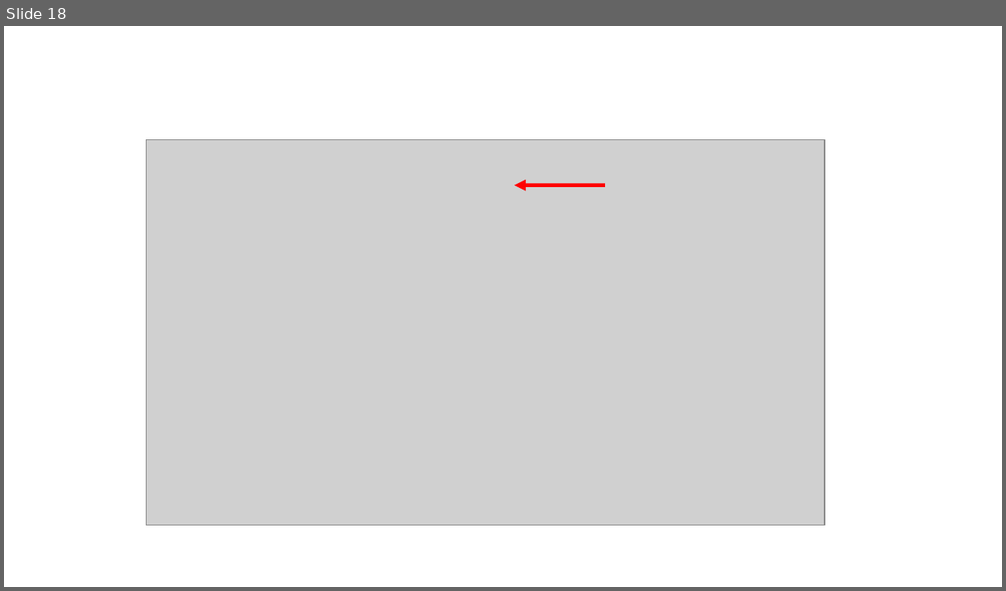
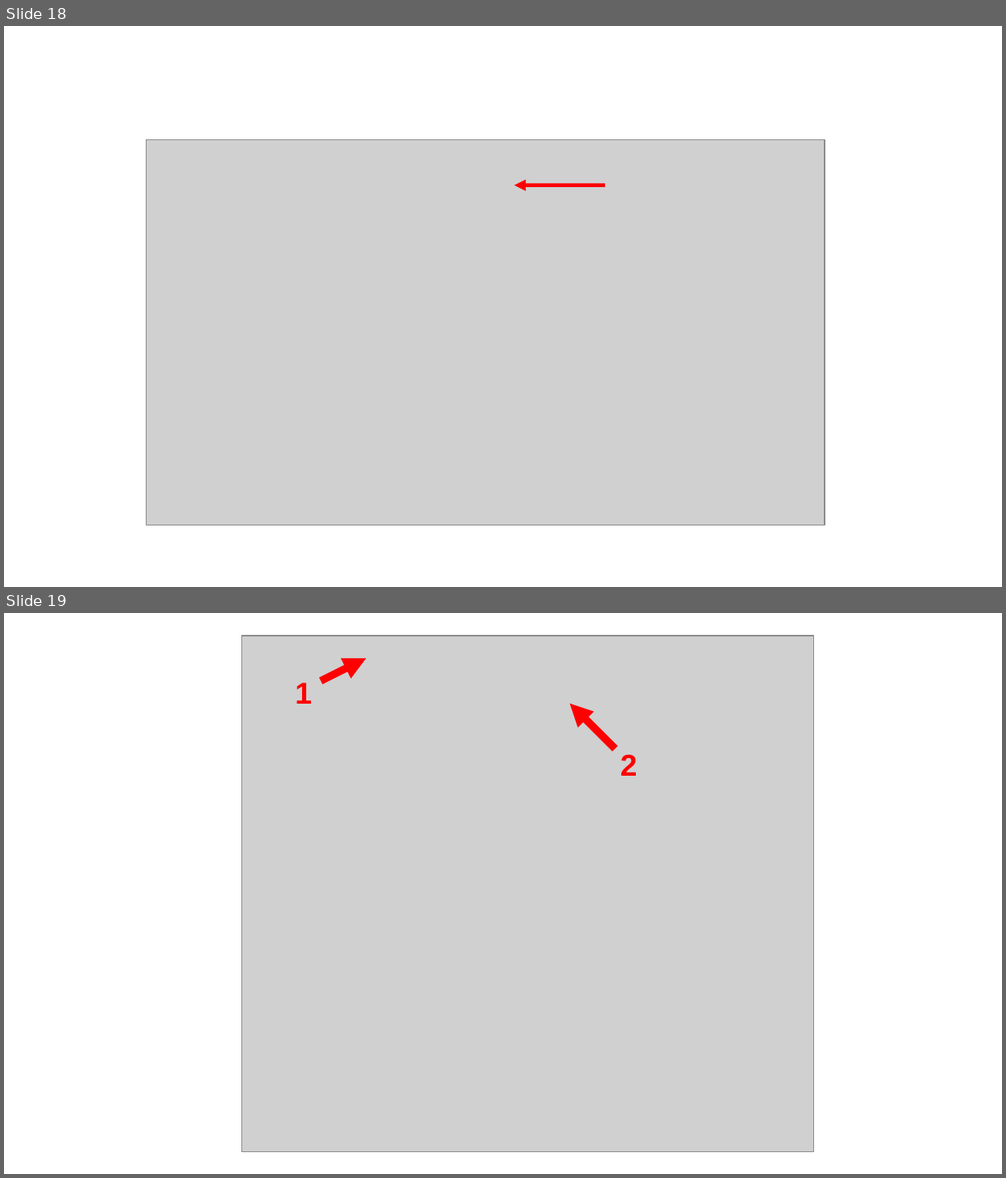
Before and after one commit to QuirkyCort/tutorials, a slide deck: assets/drawings.odp. Shown one above the other, each under a label of ours: slide 18 before the commit, slides 18 and 19 after it. The pictures are 1006x591 and 1006x1178 pixels, drawn with LibreOffice and Linux fonts; fonts in the diff are those of the drawing; grey boxes stand for pictures. Boxes give left, top, right and bottom in pixels: in the first picture for what was removed or moved away, otherwise in the second. Text is boxed around its words. In the diff, an @@ line names an element or a change of style, - is before the commit and + after.

```diff
--- a/assets/drawings.odp
+++ b/assets/drawings.odp
@@ slide 19 added at (4, 613, 1002, 1174), background #FFFFFF @@
@@ picture added at (242, 636, 813, 1152) @@
@@ arrow added from (321, 681) to (366, 658), #FF0000 6.01 pt @@
@@ text added at (295, 683, 312, 704), 24 pt, text #FF0000, bold @@
+1
@@ arrow added from (616, 749) to (570, 704), #FF0000 6.01 pt @@
@@ text added at (620, 755, 637, 776), 24 pt, text #FF0000, bold @@
+2
```
Also in this commit, not shown: 1 other file.
